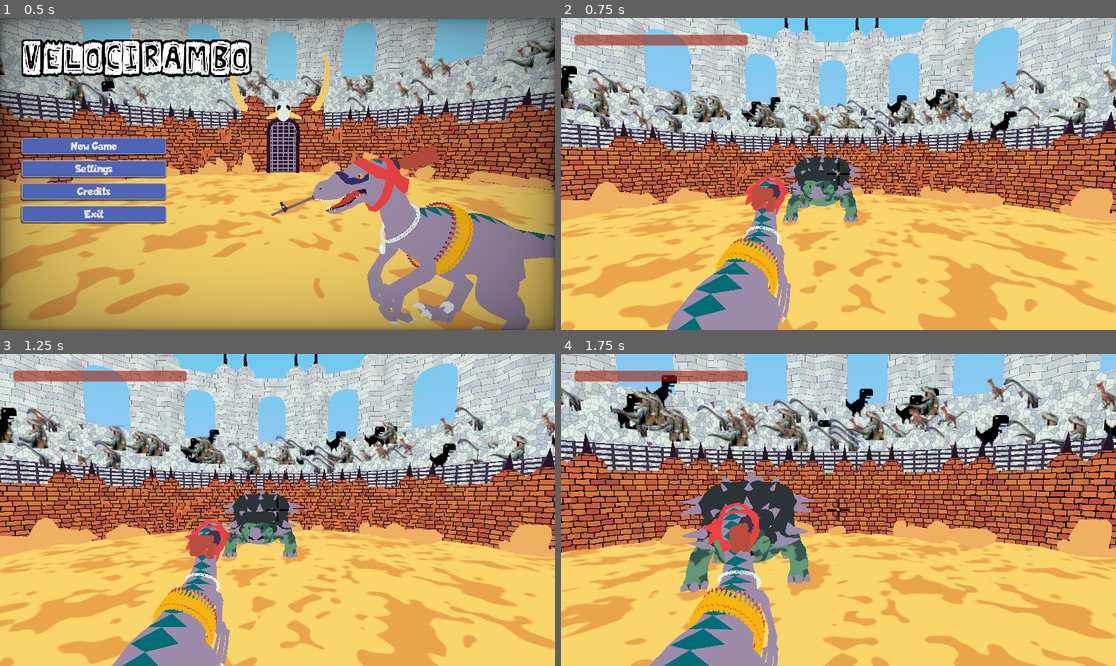
Above: before the commit, frames 1-4 (two rows, left to right).
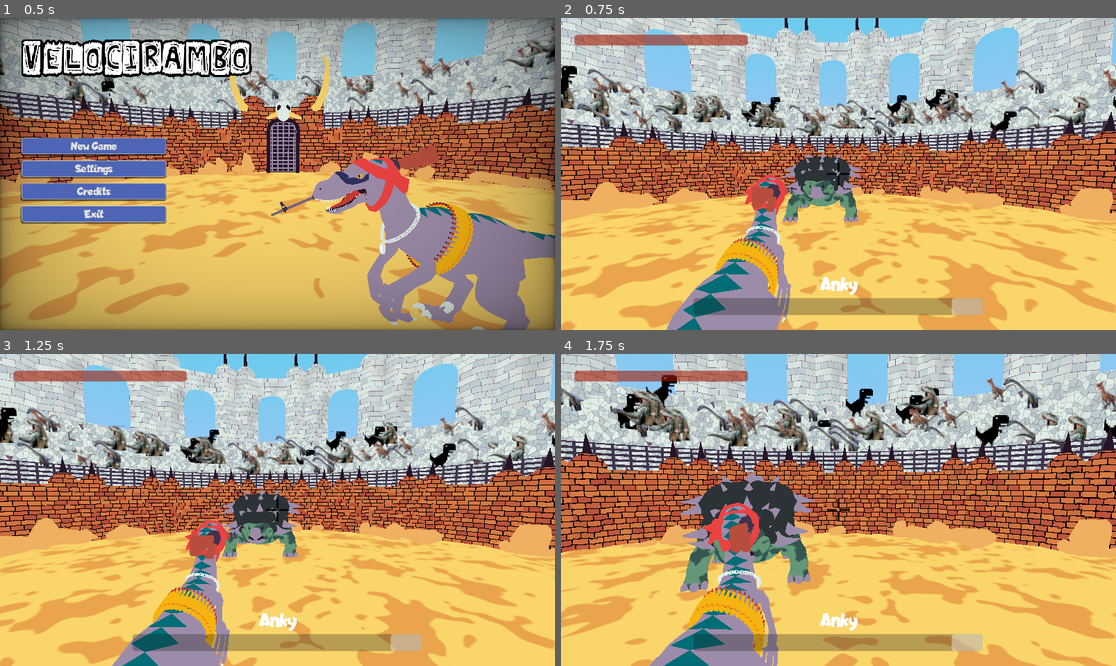
Above: after the commit, the same moments.

Repository: SasVel/Velocirambo
Game: Godot game, scene res://UI/MainMenu/main_menu.tscn
Same seed, same stepped clock (60 frames per second), same inputs: the game is played once before the commit and once after it.
Inputs (mouse positions are in pixels of both pictures, inside the frame that each line leads up to):
- Up to frame 1 (0.5 s): no input
- Up to frame 2 (0.75 s): click "New Game" at 0.5 s
- Up to frame 3 (1.25 s): no input
- Up to frame 4 (1.75 s): tap Enter at 1.25 s; move the mouse to (866, 510) at 1.27 s; hold W (Forwards) from 1.28 s (still down); hold Right mouse button (Aim) from 1.28 s (still down); click (866, 510) at 1.42 s

Frame 1 is identical in both runs. In frame 2, 3.1% of the frame differs, in the area x 23-76%, y 83-96%; in frame 3, 3.1%; in frame 4, 3.1%.

Commit message:
Added a boss health bar

Diff:
--- a/Bosses/Anky/anky_boss.gd
+++ b/Bosses/Anky/anky_boss.gd
@@ -1,7 +1,10 @@
 extends CharacterBody3D
 
+@export var bossName : String = "Anky"
 @export var speed : float = 3
 @export_range(0.1, 1.0) var animationTransTime : float = 0.2
+
+@onready var bossHealthBarScn = preload("res://Components/BossHealthBar/boss_health_bar.tscn")
 @onready var animTree : AnimationTree = $AnimationTree
 @onready var attackArea : Area3D = $AttackArea
 
@@ -25,6 +28,7 @@
 
 func _ready() -> void:
 	self.look_at(PlayerData.position, Vector3.UP, true)
+	init_health_bar()
 
 func _physics_process(delta: float) -> void:
 	match state:
@@ -87,3 +91,7 @@
 		if attackArea.has_overlapping_bodies(): state = States.ATTACK
 		else: state = States.WALK
 	else: state = States.IDLE
+
+func init_health_bar():
+	var healthBar : BossHealthBar = bossHealthBarScn.instantiate().init(bossName, $Stats)
+	get_tree().get_root().get_node("/root/Main/UI").add_child(healthBar)
--- a/Bosses/Anky/anky_boss.tscn
+++ b/Bosses/Anky/anky_boss.tscn
@@ -103,34 +103,34 @@
 transform = Transform3D(2, 0, 0, 0, 2, 0, 0, 0, 2, 0, 0, 0)
 
 [node name="Skeleton3D" parent="Ankylosaurus2/Armature" index="0"]
-bones/0/position = Vector3(-2.84519e-17, -1.02193, 0.0259131)
-bones/0/rotation = Quaternion(-0.0986288, 2.21074e-17, -1.02361e-24, 0.995124)
-bones/1/rotation = Quaternion(0.153268, -1.72961e-17, 1.33668e-18, 0.988185)
+bones/0/position = Vector3(-1.50554e-17, -1.16944, -0.326842)
+bones/0/rotation = Quaternion(-0.000381954, 1.1698e-17, -5.19773e-25, 1)
+bones/1/rotation = Quaternion(0.000593513, -9.152e-18, 7.07288e-19, 1)
 bones/2/rotation = Quaternion(-0.0670452, -1.39497e-17, -1.39497e-17, 0.99775)
-bones/3/position = Vector3(-0.0179637, 1.37367, 0.0193838)
-bones/3/rotation = Quaternion(0.191396, 0.0170961, 0.0801815, 0.978083)
+bones/3/position = Vector3(-0.0179637, 1.46425, 0.0746629)
+bones/3/rotation = Quaternion(0.342475, 0.00430487, 0.0818707, 0.935943)
 bones/4/position = Vector3(-0.0179636, 1.15447, 0.427826)
-bones/4/rotation = Quaternion(0.0802127, -0.00283754, 0.0753828, 0.993919)
-bones/5/position = Vector3(-0.0329567, 1.35511, 0.280454)
-bones/5/rotation = Quaternion(0.158081, 0.00454593, 0.0770727, 0.984403)
-bones/6/rotation = Quaternion(0.801128, 0.219596, -0.14171, 0.538415)
-bones/7/rotation = Quaternion(-0.583061, -0.0581888, 0.110723, 0.802742)
-bones/8/rotation = Quaternion(0.801128, -0.219596, 0.14171, 0.538415)
-bones/9/rotation = Quaternion(-0.583061, 0.0581888, -0.110723, 0.802742)
-bones/10/rotation = Quaternion(0.974481, -8.08099e-07, -1.80753e-07, -0.224471)
-bones/11/rotation = Quaternion(-0.128608, 1.13043e-05, 6.99813e-05, 0.991696)
+bones/4/rotation = Quaternion(0.0217273, 0.00159263, 0.0754193, 0.996914)
+bones/5/position = Vector3(-0.0329568, 1.32225, 0.27052)
+bones/5/rotation = Quaternion(0.192651, 0.00182875, 0.077185, 0.978225)
+bones/6/rotation = Quaternion(0.773065, 0.213428, -0.103977, 0.588225)
+bones/7/rotation = Quaternion(-0.445655, -0.0575218, 0.0951313, 0.888275)
+bones/8/rotation = Quaternion(0.773065, -0.213428, 0.103977, 0.588225)
+bones/9/rotation = Quaternion(-0.445655, 0.0575218, -0.0951313, 0.888275)
+bones/10/rotation = Quaternion(0.980836, 2.23552e-18, 1.14825e-17, -0.194837)
+bones/11/rotation = Quaternion(-0.235001, 7.54952e-15, 0, 0.971995)
 bones/11/scale = Vector3(1, 1, 1)
-bones/12/rotation = Quaternion(0.0844525, -3.69978e-05, 0.00206018, 0.996425)
+bones/12/rotation = Quaternion(-0.146573, 2.34385e-07, 2.69839e-06, 0.9892)
 bones/12/scale = Vector3(1, 1, 1)
-bones/13/rotation = Quaternion(0.167731, -0.00405871, 0.0320055, 0.985305)
+bones/13/rotation = Quaternion(-0.105601, 2.82867e-05, 0.00030683, 0.994408)
 bones/13/scale = Vector3(1, 0.999999, 1)
-bones/14/rotation = Quaternion(-0.128913, -0.0237961, 0.202688, 0.970429)
+bones/14/rotation = Quaternion(0.335527, 5.8216e-05, 0.0107237, 0.94197)
 bones/14/scale = Vector3(1, 0.999999, 1)
 bones/15/rotation = Quaternion(-0.00665235, -1.13469e-07, -4.55656e-09, 0.999978)
-bones/16/rotation = Quaternion(0.0840836, 0.852186, 0.508339, -0.0911081)
-bones/17/rotation = Quaternion(-0.649481, 0.0224698, -0.0876695, 0.754973)
-bones/18/rotation = Quaternion(-0.0840836, 0.852186, 0.508339, 0.0911081)
-bones/19/rotation = Quaternion(-0.649481, -0.0224698, 0.0876695, 0.754973)
+bones/16/rotation = Quaternion(0.0715103, 0.835571, 0.541444, -0.0595479)
+bones/17/rotation = Quaternion(-0.366524, 0.0188182, -0.0630978, 0.928076)
+bones/18/rotation = Quaternion(-0.0715103, 0.835571, 0.541444, 0.0595479)
+bones/19/rotation = Quaternion(-0.366524, -0.0188182, 0.0630978, 0.928076)
 bones/21/position = Vector3(1.34051, -0.978494, 1.37702)
 bones/21/rotation = Quaternion(0, 0.999829, 0, -0.0184734)
 bones/23/position = Vector3(-1.34051, -0.978494, 1.37702)
--- /dev/null
+++ b/Components/BossHealthBar/boss_health_bar.gd
@@ -0,0 +1,23 @@
+extends Control
+class_name BossHealthBar
+
+@onready var bossName : String
+@onready var stats : Stats
+
+func init(_bossName : String, _statsComponent : Stats):
+	bossName = _bossName
+	stats = _statsComponent
+	return self
+
+func _ready() -> void:
+	stats.health_changed.connect(update_health)
+
+func _on_health_bar_ready() -> void:
+	update_health(stats.health)
+	update_max_health(stats.maxHealth)
+
+func update_health(val):
+	$HealthBar.value = val
+
+func update_max_health(val):
+	$HealthBar.max_value = val
--- /dev/null
+++ b/Components/BossHealthBar/boss_health_bar.tscn
@@ -0,0 +1,51 @@
+[gd_scene load_steps=3 format=3 uid="uid://bchtlllt7j06x"]
+
+[ext_resource type="Script" path="res://Components/BossHealthBar/boss_health_bar.gd" id="1_6s5dp"]
+
+[sub_resource type="LabelSettings" id="LabelSettings_ev4s7"]
+font_size = 40
+
+[node name="BossHealthBar" type="Control"]
+layout_mode = 3
+anchors_preset = 15
+anchor_right = 1.0
+anchor_bottom = 1.0
+grow_horizontal = 2
+grow_vertical = 2
+script = ExtResource("1_6s5dp")
+
+[node name="Label" type="Label" parent="."]
+layout_mode = 1
+anchors_preset = 7
+anchor_left = 0.5
+anchor_top = 1.0
+anchor_right = 0.5
+anchor_bottom = 1.0
+offset_left = -231.0
+offset_top = -115.0
+offset_right = 231.0
+offset_bottom = -72.0
+grow_horizontal = 2
+grow_vertical = 0
+text = "Anky"
+label_settings = SubResource("LabelSettings_ev4s7")
+horizontal_alignment = 1
+vertical_alignment = 1
+
+[node name="HealthBar" type="ProgressBar" parent="."]
+layout_mode = 1
+anchors_preset = 7
+anchor_left = 0.5
+anchor_top = 1.0
+anchor_right = 0.5
+anchor_bottom = 1.0
+offset_left = -301.0
+offset_top = -66.0
+offset_right = 299.0
+offset_bottom = -31.0
+grow_horizontal = 2
+grow_vertical = 0
+fill_mode = 1
+show_percentage = false
+
+[connection signal="ready" from="HealthBar" to="." method="_on_health_bar_ready"]
--- a/Components/Stats/stats.gd
+++ b/Components/Stats/stats.gd
@@ -1,6 +1,11 @@
 extends Node
 class_name Stats
 
+signal health_changed(val)
+
 @export var maxHealth : float = 100
-@onready var health : float = maxHealth
+@onready var health : float = maxHealth :
+	set(val):
+		health_changed.emit()
+		health = val
 @export var damage : float = 10
--- /dev/null
+++ b/GlobalScripts/Ref.gd
@@ -0,0 +1 @@
+extends Node
--- a/UI/MainMenu/main_menu.gd
+++ b/UI/MainMenu/main_menu.gd
@@ -2,8 +2,11 @@
 
 @onready var mainScn = preload("res://playScenes/main.tscn")
 
+signal game_started
+
 func _on_new_game_btn_pressed() -> void:
 	get_tree().change_scene_to_packed(mainScn)
+	game_started.emit()
 
 func _on_settings_btn_pressed() -> void:
 	pass # Replace with function body.
--- a/playScenes/playSceneScript.gd
+++ b/playScenes/playSceneScript.gd
@@ -1,5 +1,4 @@
 extends Node3D
-
 
 func _ready():
 	Input.mouse_mode = Input.MOUSE_MODE_CAPTURED
--- a/project.godot
+++ b/project.godot
@@ -18,6 +18,7 @@
 [autoload]
 
 PlayerData="*res://GlobalScripts/PlayerData.gd"
+Ref="*res://GlobalScripts/Ref.gd"
 
 [editor]
 
Not shown: 1 places in Bosses/Anky/anky_boss.tscn that only renumber resources
